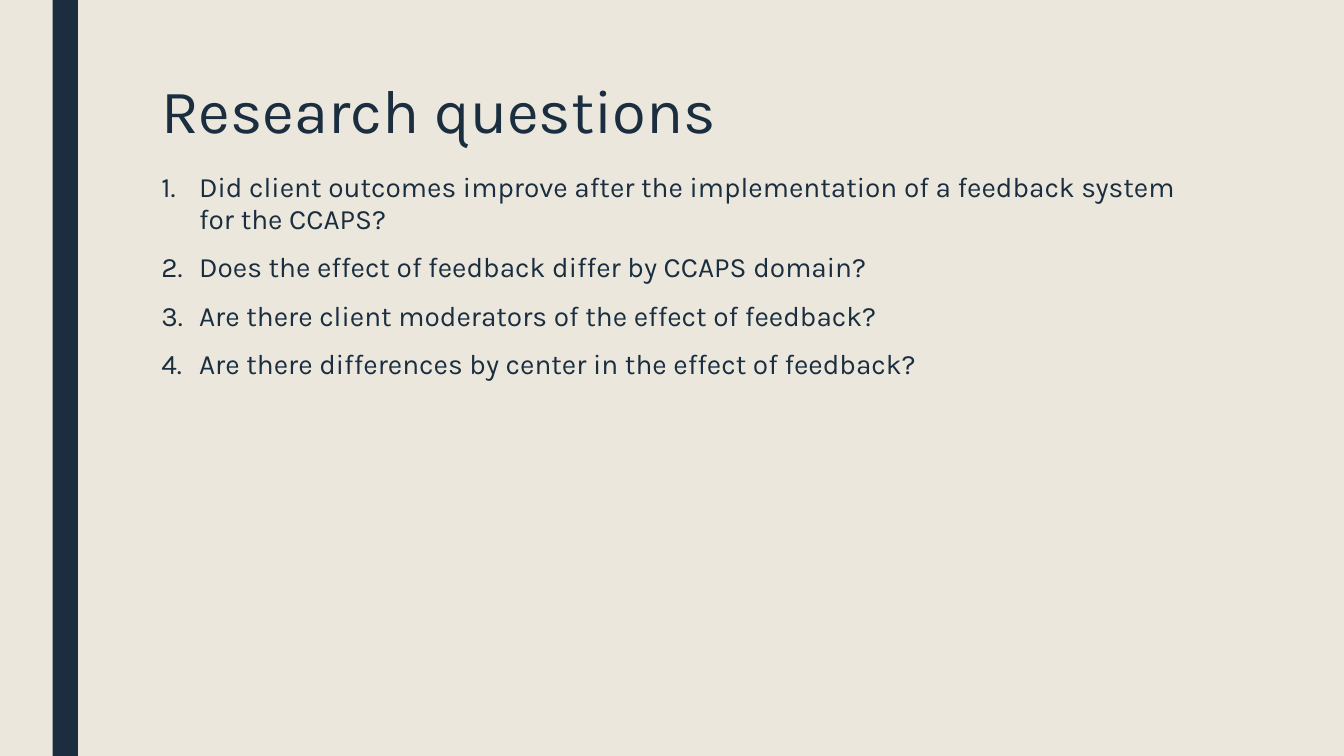
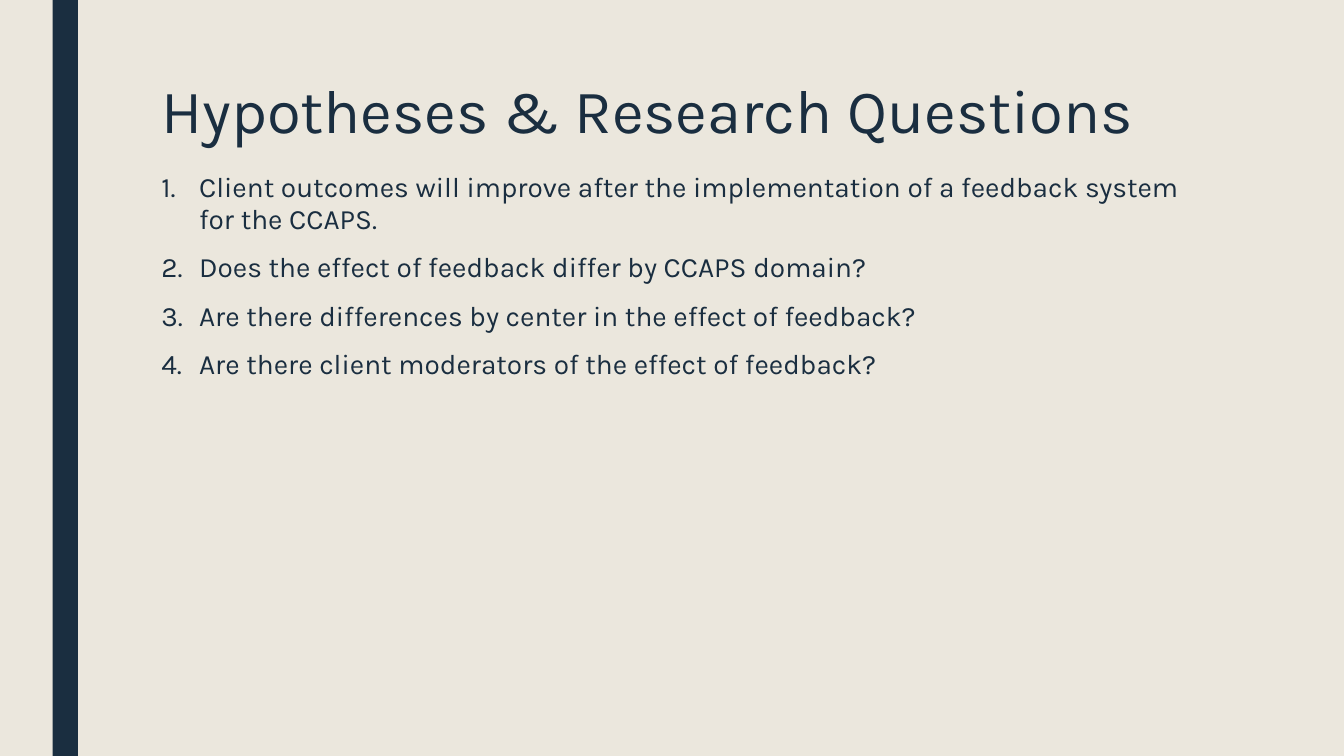
Before and after one commit to rbjanis/Dissertation, a slide deck: slide 10 of presentations/proposal/dissertation-proposal.pptx. Drawn at 1344x756 pixels with LibreOffice and Linux fonts; fonts in the diff are those of the drawing. Boxes give left, top, right and bottom in pixels: in the first picture for what was removed or moved away, otherwise in the second. Text is boxed around its words. In the diff, an @@ line names an element or a change of style, - is before the commit and + after.

```diff
--- a/presentations/proposal/dissertation-proposal.pptx
+++ b/presentations/proposal/dissertation-proposal.pptx
@@ title at box(161, 90, 1133, 148): text changed @@
-Research questions
+Hypotheses & Research Questions
@@ text at box(199, 177, 1178, 230): text changed @@
-1. Did client outcomes improve after the implementation of a feedback system for the CCAPS?
+1. Client outcomes will improve after the implementation of a feedback system for the CCAPS.
@@ text at box(199, 306, 916, 333): paragraph added @@
+3. Are there differences by center in the effect of feedback?
@@ text at box(199, 354, 916, 381): paragraph removed @@
-4. Are there differences by center in the effect of feedback?
```
Also in this commit, not shown: 9 other slides changed, 12 slides added.
